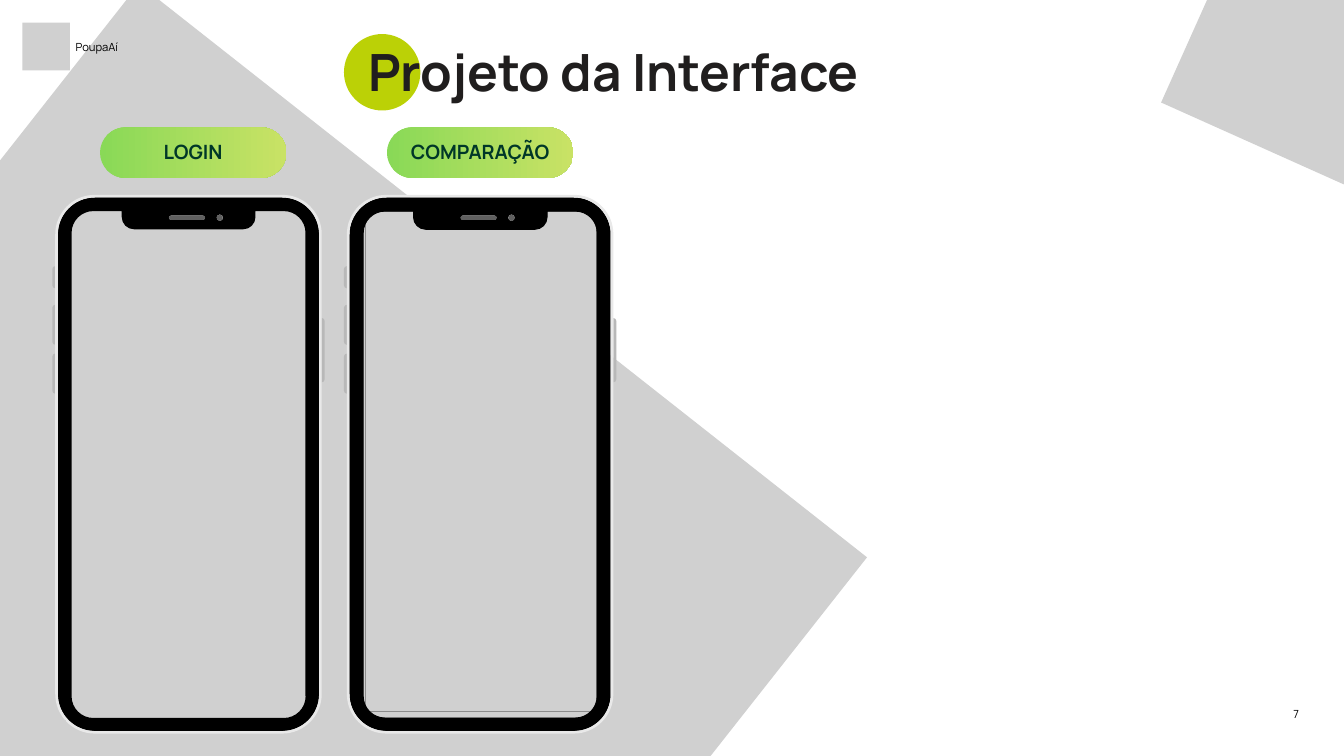
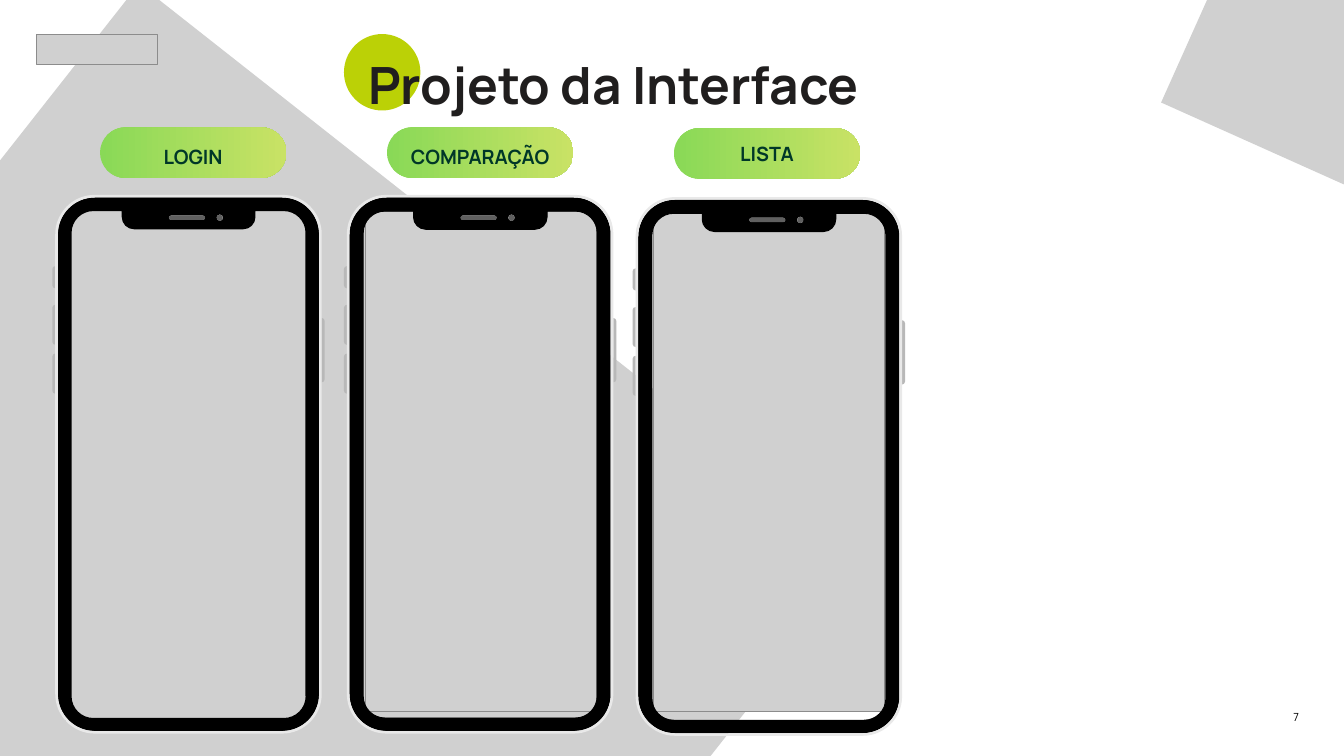
Before and after one commit to lsivolella/PoupaAi, a slide deck: slide 6 of divulgacao/apresentacao/Poupa Aí.pptx. Drawn at 1344x756 pixels with LibreOffice and Linux fonts; fonts in the diff are those of the drawing; grey boxes stand for pictures. Boxes give left, top, right and bottom in pixels: in the first picture for what was removed or moved away, otherwise in the second. Text is boxed around its words. In the diff, an @@ line names an element or a change of style, - is before the commit and + after.

Commit message:
Adicionada a apresentação do projeto

```diff
--- a/divulgacao/apresentacao/Poupa Aí.pptx
+++ b/divulgacao/apresentacao/Poupa Aí.pptx
@@ picture removed at box(22, 23, 70, 71) @@
@@ picture added at box(36, 34, 157, 65) @@
@@ text removed at box(76, 40, 119, 54) @@
-PoupaAí
@@ text "Projeto da Interface" at box(368, 57, 858, 117): line spacing 68.2pt to 1.24 @@
@@ text "LOGIN" at box(164, 149, 223, 165): line spacing 26.1pt to 1.24 @@
@@ text "COMPARAÇÃO" at box(411, 145, 549, 169): line spacing 26.1pt to 1.24 @@
@@ freeform shape added at box(674, 128, 860, 179), fill gradient #89D957 to #C9E265 @@
@@ text added at box(740, 146, 794, 162), 21.1 pt, text #003728, bold @@
+LISTA
@@ group added at box(633, 197, 905, 736): 9 freeform shapes @@
@@ picture added at box(653, 211, 884, 712) @@
@@ text "7" at box(1293, 713, 1299, 721): line spacing 16.8pt to 1.4 @@
```
Also in this commit, not shown: 6 other slides changed, 2 slides added, 1 other file.
